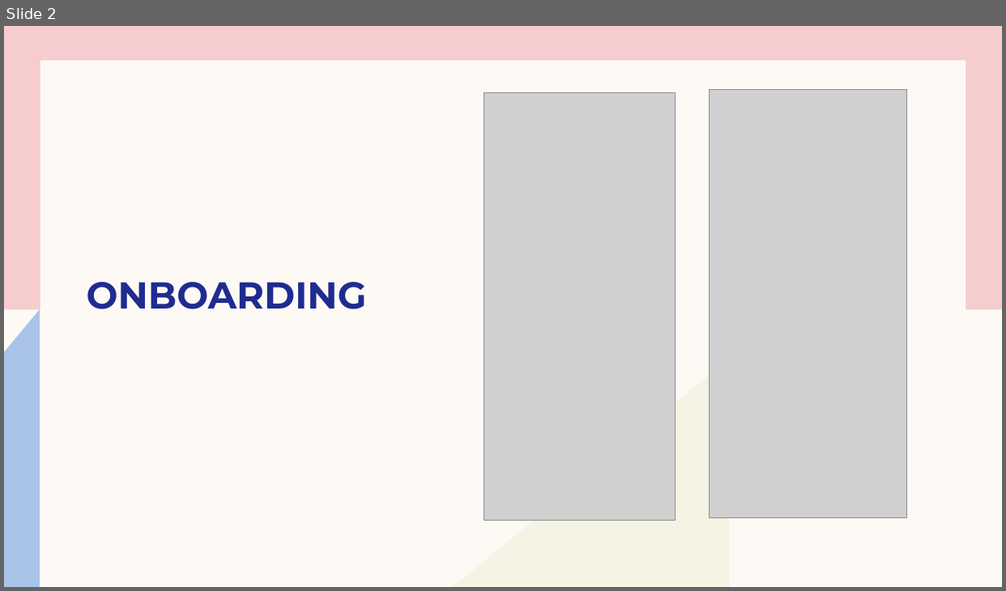
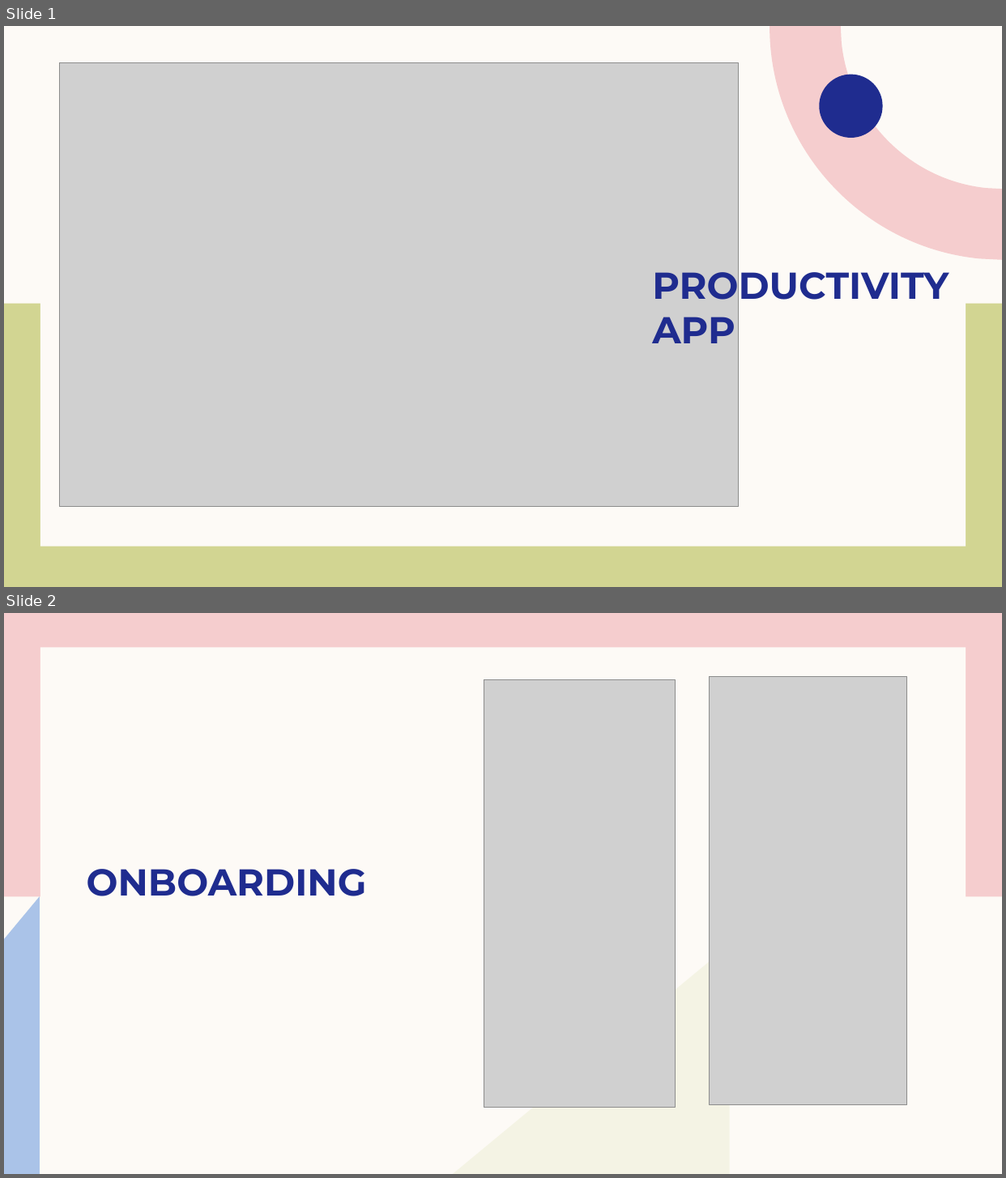
Before and after one commit to adinashby-vanier-college/app-dev-2-project-productivity-app-ui, a slide deck: Productivity App UI.pptx. Shown one above the other, each under a label of ours: slide 2 before the commit, slides 1 and 2 after it. The pictures are 1006x591 and 1006x1178 pixels, drawn with LibreOffice and Linux fonts; fonts in the diff are those of the drawing; grey boxes stand for pictures. Boxes give left, top, right and bottom in pixels: in the first picture for what was removed or moved away, otherwise in the second. Text is boxed around its words. In the diff, an @@ line names an element or a change of style, - is before the commit and + after.

```diff
--- a/Productivity App UI.pptx
+++ b/Productivity App UI.pptx
@@ slide 1 added at bbox=[4, 26, 1002, 587], background #FDFAF6 @@
@@ freeform shape added at bbox=[769, 26, 1002, 260], fill #F5CDCE @@
@@ freeform shape added at bbox=[920, 26, 1002, 109], fill #FDFAF6 @@
@@ rectangle added at bbox=[40, 53, 965, 546], fill #FDFAF6 @@
@@ picture added at bbox=[59, 62, 739, 506] @@
@@ freeform shape added at bbox=[819, 75, 883, 139], fill #1F2C8F @@
@@ title added at bbox=[652, 263, 948, 344], 36 pt, text #1F2C8F, bold @@
+PRODUCTIVITY APP
@@ rectangle added at bbox=[4, 304, 1002, 587], fill #D2D592 @@
```
Also in this commit, not shown: 1 slide removed, 9 other files.
